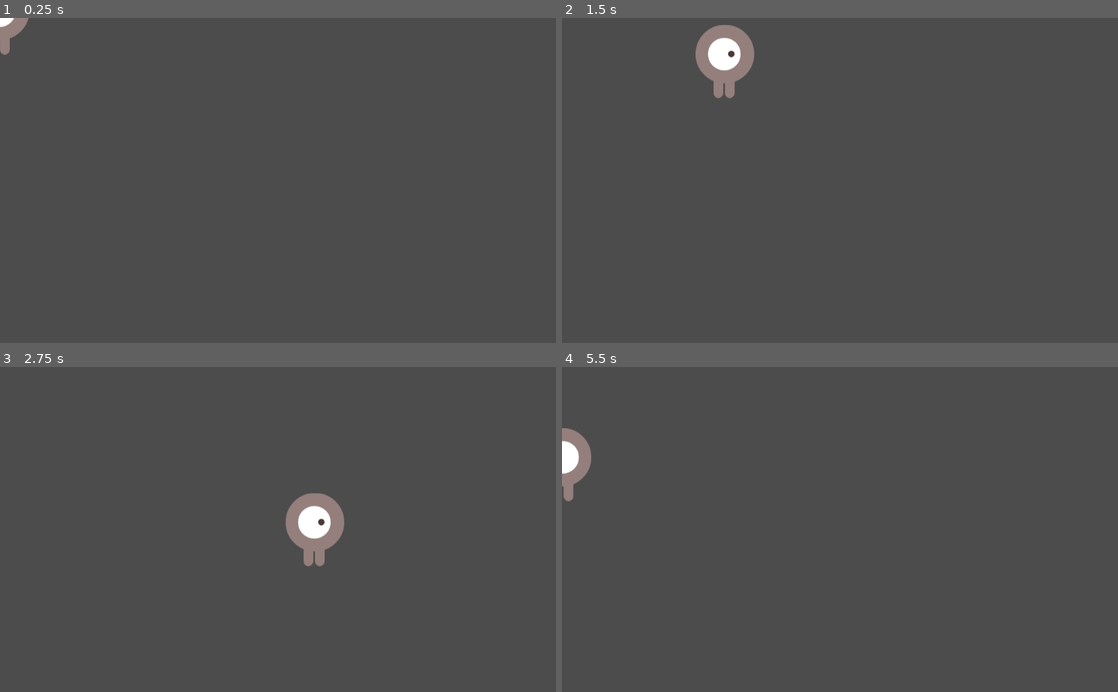
Above: before the commit, frames 1-4 (two rows, left to right).
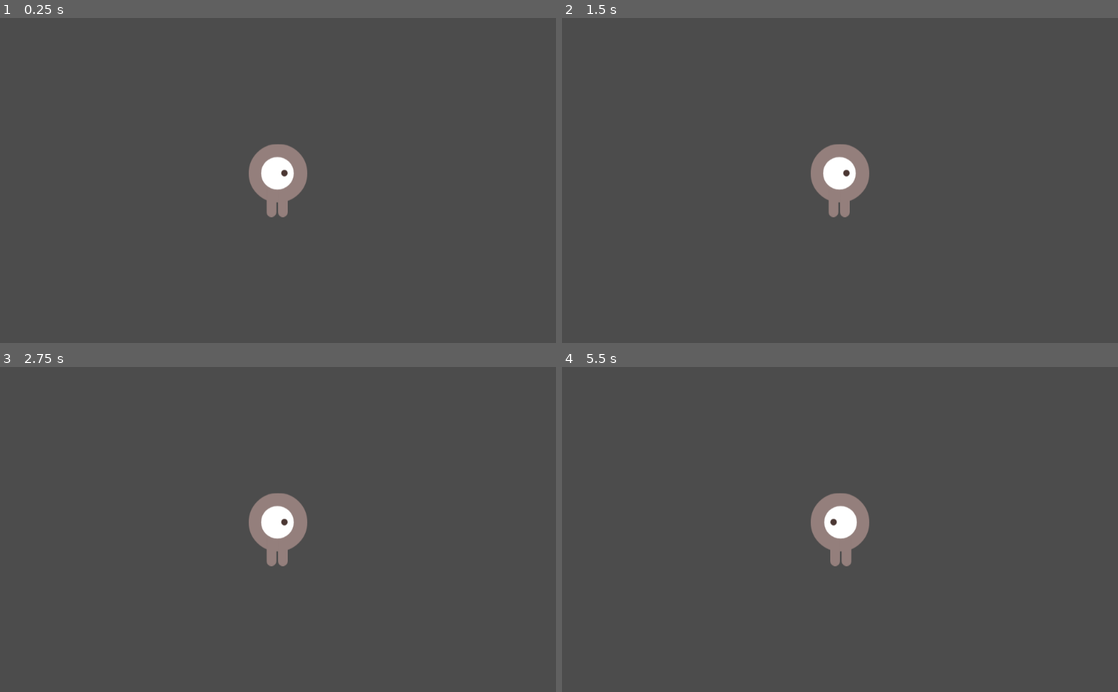
Above: after the commit, the same moments.

Repository: Salanderous/DwarfGame-
Game: Godot game, scene res://Player.tscn
Two runs of this game, one before a commit and one after it. Both use one fixed random seed, a clock stepped at 60 frames per second and the inputs below.
Inputs (mouse positions are in pixels of both pictures, inside the frame that each line leads up to):
- Up to frame 1 (0.25 s): no input
- Up to frame 2 (1.5 s): tap Enter at 0.5 s; move the mouse to (962, 164) at 0.52 s; press the mouse at (962, 164) at 0.53 s; hold Right (move_right) 0.53-1.28 s; move the mouse to (728, 196) at 1.27 s; release the mouse at (728, 196) at 1.28 s; hold Down (move_down) from 1.28 s (still down); click (728, 196) at 1.35 s
- Up to frame 3 (2.75 s): move the mouse to (333, 458) at 2.02 s; release Down (move_down) at 2.03 s; press the mouse at (333, 458) at 2.03 s; hold Right (move_right) from 2.03 s (still down)
- Up to frame 4 (5.5 s): move the mouse to (812, 594) at 2.77 s; release Right (move_right) at 2.78 s; release the mouse at (812, 594) at 2.78 s; hold Up (move_up) 2.78-3.53 s; click (812, 594) at 2.85 s; move the mouse to (1006, 578) at 3.52 s; press the mouse at (1006, 578) at 3.53 s; hold Left (move_left) 3.53-5.03 s; move the mouse to (673, 480) at 4.27 s; release the mouse at (673, 480) at 4.28 s; click (673, 480) at 4.35 s; move the mouse to (867, 529) at 5.02 s; press the mouse at (867, 529) at 5.03 s; hold Down (move_down) from 5.03 s (still down)

The runs differ from the first frame. In frame 1, 2.0% of the frame differs, in the area x 0-56%, y 0-62%; in frame 2, 3.3%, in the area x 24-56%, y 2-62%; in frame 3, 2.7%; in frame 4, 2.5%.

Commit message:
Added a weapon object and some main scripting

Diff:
--- a/Enemy.gd
+++ b/Enemy.gd
@@ -10,6 +10,7 @@
 	$AnimatedSprite.playing = true
 	var mob_types = $AnimatedSprite.frames.get_animation_names()
 	$AnimatedSprite.animation = mob_types[randi() % mob_types.size()]
+	show()
 
 
 # Called every frame. 'delta' is the elapsed time since the previous frame.
@@ -17,5 +18,5 @@
 #	pass
 
 
-func _on_VisibilityNotifier2D_screen_exited():
-	queue_free()
+#func _on_VisibilityNotifier2D_screen_exited():
+	#queue_free()
--- a/Enemy.tscn
+++ b/Enemy.tscn
@@ -39,6 +39,9 @@
 collision_mask = 0
 gravity_scale = 0.0
 script = ExtResource( 7 )
+__meta__ = {
+"_edit_group_": true
+}
 
 [node name="AnimatedSprite" type="AnimatedSprite" parent="."]
 frames = SubResource( 1 )
--- /dev/null
+++ b/Main.gd
@@ -0,0 +1,46 @@
+extends Node
+
+export(PackedScene) var enemy_scene
+var score
+
+
+func _ready():
+	randomize()
+	_on_MobTimer_timeout()
+
+
+func _process(delta):
+	pass
+
+
+func _on_Player_hit():
+	game_over()
+
+
+func game_over():
+	$ScoreTimer.stop()
+	$MobTimer.stop()
+
+
+func new_game():
+	score = 0
+	$Player.start($StartPosition.position)
+	$StartTimer.start()
+
+func _on_ScoreTimer_timeout():
+	score += 1
+
+func _on_StartTimer_timeout():
+	$MobTimer.start()
+	$ScoreTimer.start()
+
+func _on_MobTimer_timeout():
+	# Create a new instance of the Enemy scene.
+	#The enemy object will handle its own movement
+	var enemy = enemy_scene.instance()
+
+	# Choose a spawn location
+	enemy.position = $TestEnemyPosition
+
+	# Spawn the mob by adding it to the Main scene.
+	add_child(enemy)
--- /dev/null
+++ b/Main.tscn
@@ -0,0 +1,36 @@
+[gd_scene load_steps=4 format=2]
+
+[ext_resource path="res://Player.tscn" type="PackedScene" id=1]
+[ext_resource path="res://Main.gd" type="Script" id=3]
+
+[sub_resource type="Curve2D" id=1]
+_data = {
+"points": PoolVector2Array( 0, 0, 0, 0, 0, 0, 0, 0, 0, 0, 1024, 0, 0, 0, 0, 0, 1024, 600, 0, 0, 0, 0, 0, 600, 0, 0, 0, 0, 0, 0 )
+}
+
+[node name="Main" type="Node"]
+script = ExtResource( 3 )
+
+[node name="Player" parent="." instance=ExtResource( 1 )]
+visible = false
+
+[node name="MobTimer" type="Timer" parent="."]
+wait_time = 0.5
+
+[node name="ScoreTimer" type="Timer" parent="."]
+
+[node name="StartTimer" type="Timer" parent="."]
+wait_time = 2.0
+one_shot = true
+
+[node name="StartPosition" type="Position2D" parent="."]
+position = Vector2( 80, 80 )
+
+[node name="TestEnemyPosition" type="Position2D" parent="."]
+position = Vector2( -48, -48 )
+
+[node name="MobPath" type="Path2D" parent="."]
+visible = false
+curve = SubResource( 1 )
+
+[connection signal="hit" from="Player" to="." method="_on_Player_hit"]
--- a/Player.gd
+++ b/Player.gd
@@ -11,7 +11,7 @@
 
 
 func start(pos):
-	position = pos
+	position = get_parent().StartPosition
 	show()
 	$CollisionShape2D.disabled = false
 
--- a/Player.tscn
+++ b/Player.tscn
@@ -1,10 +1,11 @@
-[gd_scene load_steps=8 format=2]
+[gd_scene load_steps=9 format=2]
 
 [ext_resource path="res://Player.gd" type="Script" id=1]
 [ext_resource path="res://art/playerGrey_up1.png" type="Texture" id=2]
 [ext_resource path="res://art/playerGrey_up2.png" type="Texture" id=3]
 [ext_resource path="res://art/playerGrey_walk1.png" type="Texture" id=4]
 [ext_resource path="res://art/playerGrey_walk2.png" type="Texture" id=5]
+[ext_resource path="res://Weapon.tscn" type="PackedScene" id=6]
 
 [sub_resource type="SpriteFrames" id=1]
 animations = [ {
@@ -25,6 +26,9 @@
 
 [node name="Player" type="Area2D"]
 script = ExtResource( 1 )
+__meta__ = {
+"_edit_group_": true
+}
 
 [node name="AnimatedSprite" type="AnimatedSprite" parent="."]
 frames = SubResource( 1 )
@@ -33,4 +37,9 @@
 [node name="CollisionShape2D" type="CollisionShape2D" parent="."]
 shape = SubResource( 2 )
 
+[node name="Weapon" parent="." instance=ExtResource( 6 )]
+
+[node name="Camera2D" type="Camera2D" parent="."]
+current = true
+
 [connection signal="body_entered" from="." to="." method="_on_Player_body_entered"]
--- /dev/null
+++ b/Weapon.gd
@@ -0,0 +1,17 @@
+extends Area2D
+
+
+# Declare member variables here. Examples:
+# var a = 2
+# var b = "text"
+
+
+# Called when the node enters the scene tree for the first time.
+func _ready():
+	pass # Replace with function body.
+
+
+# Called every frame. 'delta' is the elapsed time since the previous frame.
+func _process(delta):
+	if Input.is_action_pressed("left_click"):
+		pass
--- /dev/null
+++ b/Weapon.tscn
@@ -0,0 +1,10 @@
+[gd_scene load_steps=2 format=2]
+
+[ext_resource path="res://Weapon.gd" type="Script" id=1]
+
+[node name="Weapon" type="Area2D"]
+script = ExtResource( 1 )
+
+[node name="CollisionPolygon2D" type="CollisionPolygon2D" parent="."]
+position = Vector2( -304, 64 )
+polygon = PoolVector2Array( 304, -64, 240, -256, 368, -256 )
--- a/project.godot
+++ b/project.godot
@@ -44,6 +44,11 @@
 , Object(InputEventKey,"resource_local_to_scene":false,"resource_name":"","device":0,"alt":false,"shift":false,"control":false,"meta":false,"command":false,"pressed":false,"scancode":68,"physical_scancode":0,"unicode":0,"echo":false,"script":null)
  ]
 }
+left_click={
+"deadzone": 0.5,
+"events": [ Object(InputEventMouseButton,"resource_local_to_scene":false,"resource_name":"","device":0,"alt":false,"shift":false,"control":false,"meta":false,"command":false,"button_mask":0,"position":Vector2( 0, 0 ),"global_position":Vector2( 0, 0 ),"factor":1.0,"button_index":1,"pressed":false,"doubleclick":false,"script":null)
+ ]
+}
 
 [physics]
 
Binary file added: icon.png
Not shown, added: icon.png.import
